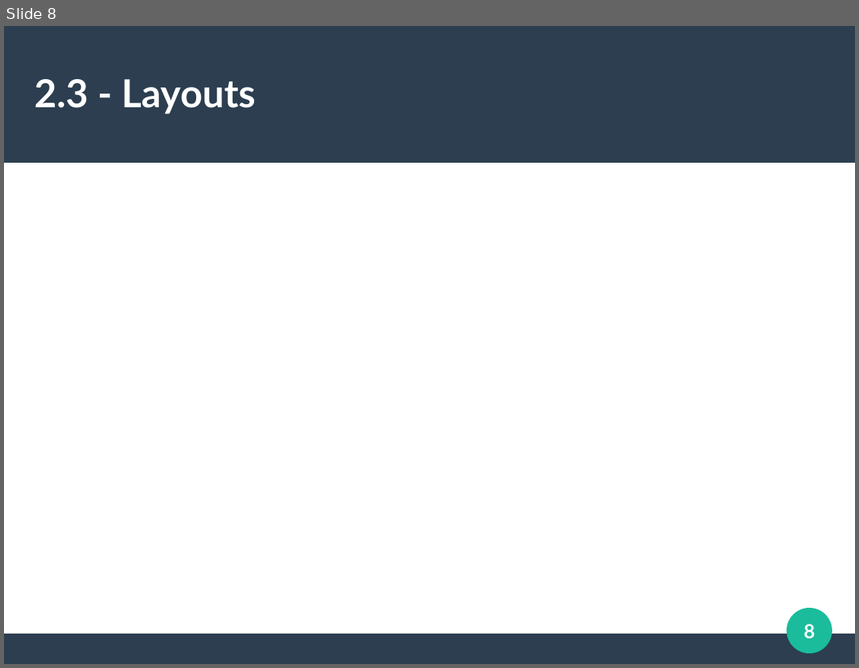
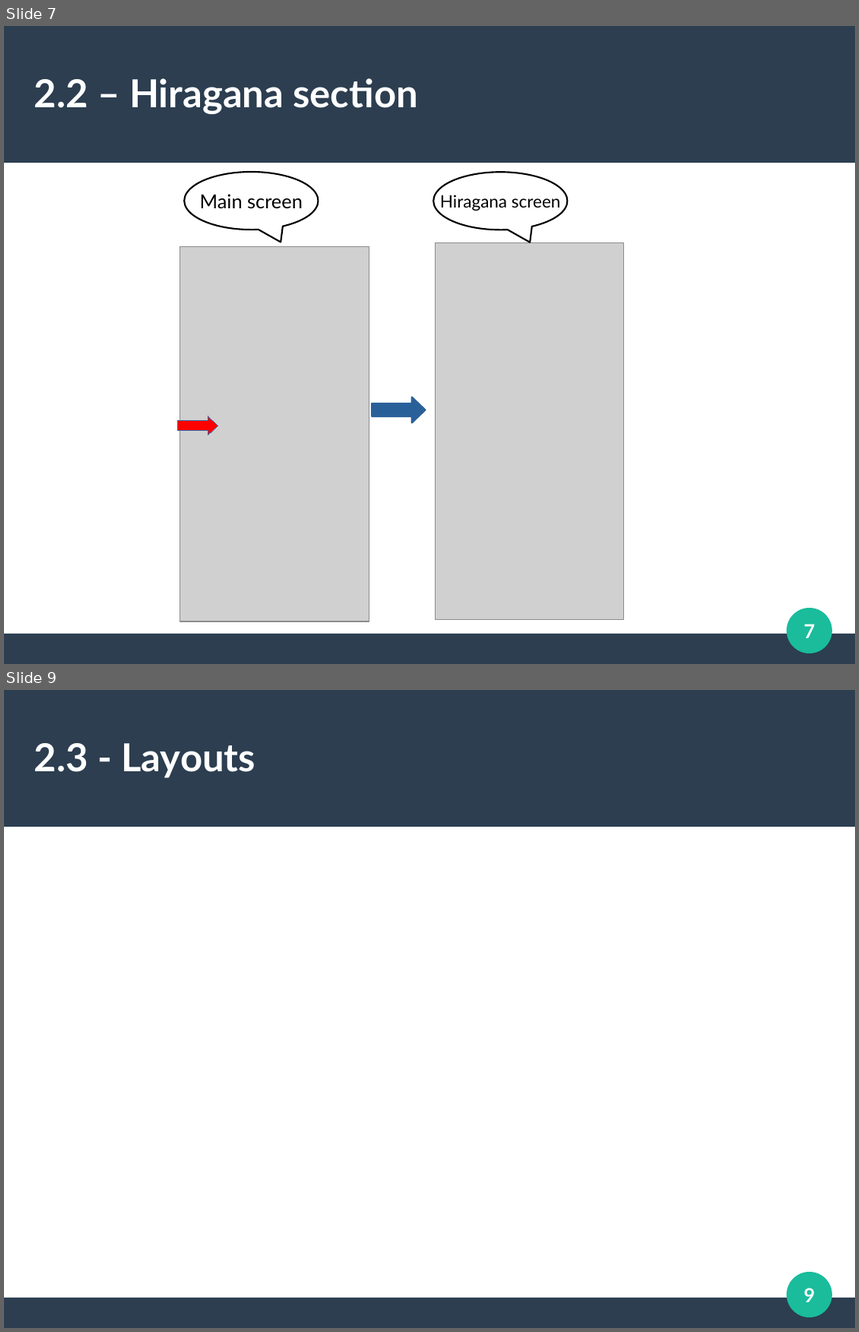
Before and after one commit to sergioparamo/kanjistudy, a slide deck: description/KanjiStudyPresentation.odp. Shown one above the other, each under a label of ours: slide 8 before the commit, slides 7 and 9 after it; the slides between them are not shown. The pictures are 859x668 and 859x1332 pixels, drawn with LibreOffice and Linux fonts; fonts in the diff are those of the drawing; grey boxes stand for pictures. Boxes give left, top, right and bottom in pixels: in the first picture for what was removed or moved away, otherwise in the second. Text is boxed around its words. In the diff, an @@ line names an element or a change of style, - is before the commit and + after.

```diff
--- a/description/KanjiStudyPresentation.odp
+++ b/description/KanjiStudyPresentation.odp
@@ slide 7 added at bbox=[4, 26, 855, 664], background #FFFFFF; not listed: 3 template elements that a slide beside it also shows @@
@@ title added at bbox=[34, 78, 418, 114], 36 pt, text #FFFFFF, bold @@
+2.2 – Hiragana section
@@ speech bubble added at bbox=[185, 172, 319, 230], fill #FFFFFF, outline #000000 1.5 pt, 18 pt, text #000000 @@
+Main screen
@@ speech bubble added at bbox=[433, 172, 567, 230], fill #FFFFFF, outline #000000 1.5 pt, 16 pt, text #000000 @@
+Hiragana screen
@@ picture added at bbox=[180, 247, 370, 623] @@
@@ picture added at bbox=[436, 243, 624, 620] @@
@@ right arrow added at bbox=[372, 398, 425, 423], fill #2A6099, outline #2A6099 1.5 pt @@
@@ right arrow added at bbox=[178, 416, 218, 436], fill #FF0000, outline #3465A4 0 pt @@
@@ page number added at bbox=[804, 624, 816, 639], 18 pt, text #FFFFFF, bold @@
+7
@@ what was slide 8 is now slide 9 @@
@@ page number at bbox=[804, 1288, 816, 1303]: text changed @@
-8
+9
```
Also in this commit, not shown: 3 slides changed, 4 other slides added, 4 slides removed, 15 other files.
